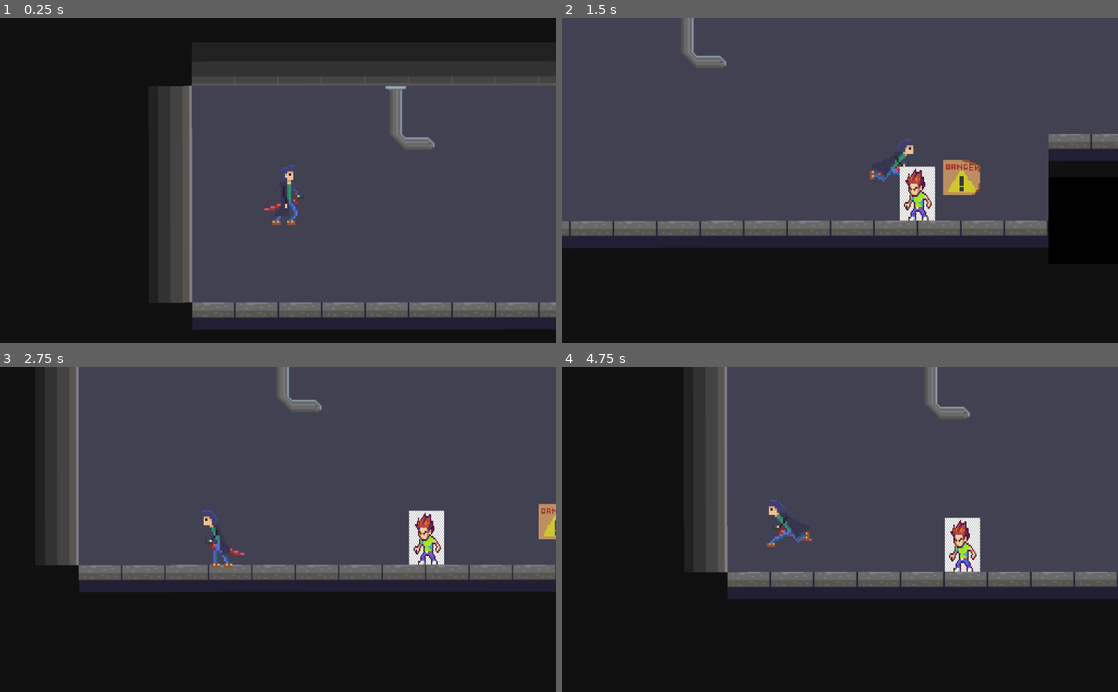
Above: before the commit, frames 1-4 (two rows, left to right).
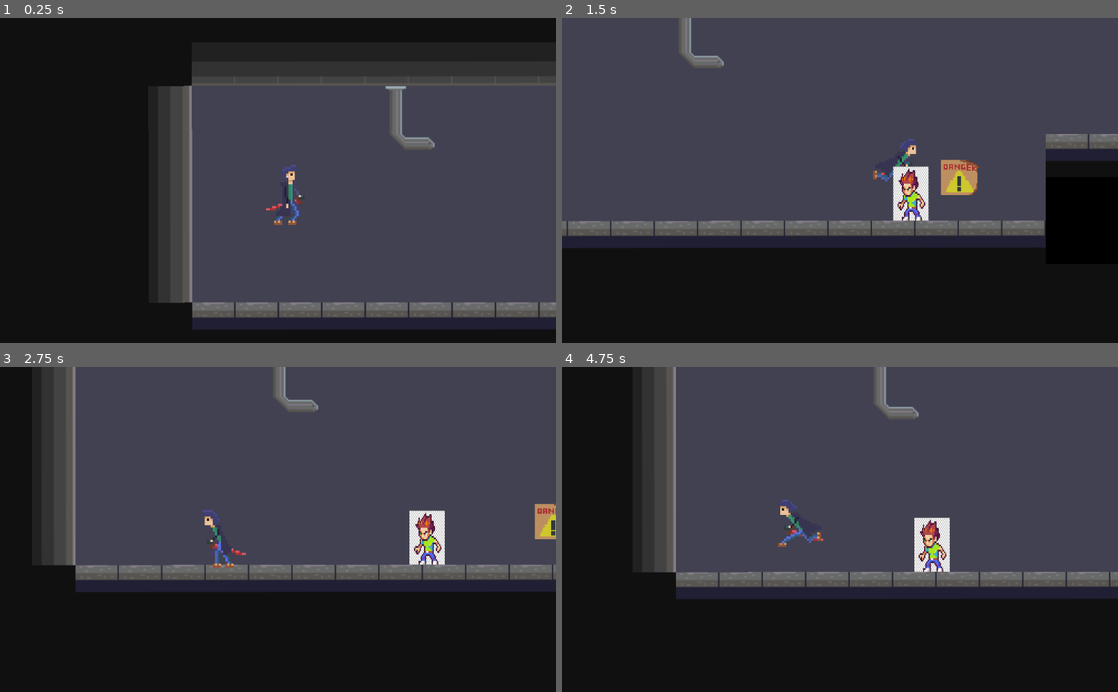
Above: after the commit, the same moments.

Repository: sharat36/Deja-Fu
Game: Godot game, scene res://src/Levels/LevelTemplate.tscn
Two runs of this game, one before a commit and one after it. Both use one fixed random seed, a clock stepped at 60 frames per second and the inputs below.
Inputs (mouse positions are in pixels of both pictures, inside the frame that each line leads up to):
- Up to frame 1 (0.25 s): no input
- Up to frame 2 (1.5 s): move the mouse to (962, 164) at 0.52 s; hold F (teleport, bound only after the commit) 0.53-1.28 s; hold D (move_right) from 0.53 s (still down); tap W (jump) at 0.77, 0.8, 1.07, 1.35 s; move the mouse to (728, 196) at 1.27 s
- Up to frame 3 (2.75 s): tap W (jump) at 1.52, 1.82, 2.3 s; tap F (teleport, bound only after the commit) at 1.55 s; move the mouse to (333, 458) at 2.02 s; release D (move_right) at 2.03 s; press the mouse at (333, 458) at 2.03 s; hold A (move_left) from 2.03 s (still down)
- Up to frame 4 (4.75 s): move the mouse to (812, 594) at 2.77 s; release A (move_left) at 2.78 s; release the mouse at (812, 594) at 2.78 s; hold D (move_right) 2.78-4.28 s; tap S (roll) at 2.85 s; tap W (jump) at 3.02, 3.32, 3.77, 3.8, 4.07, 4.52 s; tap F (teleport, bound only after the commit) at 3.05, 4.35 s; move the mouse to (1006, 578) at 3.52 s; hold F (teleport, bound only after the commit) 3.53-4.28 s; move the mouse to (673, 480) at 4.27 s; hold A (move_left) from 4.28 s (still down)

The runs differ from the first frame. In frame 1, 0.2% of the frame differs, in the area x 47-55%, y 45-64%; in frame 2, 2.2%; in frame 3, 2.0%; in frame 4, 12%, in the area x 14-100%, y 0-72%.
Error after the commit: Invalid get index '0' (on base: 'Dictionary'). (res://src/Actors/Player.gd:93)

Commit message:
Added Initial Teleportation Power

Diff:
--- a/project.godot
+++ b/project.godot
@@ -57,6 +57,11 @@
 , Object(InputEventKey,"resource_local_to_scene":false,"resource_name":"","device":0,"alt":false,"shift":false,"control":false,"meta":false,"command":false,"pressed":false,"scancode":16777234,"unicode":0,"echo":false,"script":null)
  ]
 }
+teleport={
+"deadzone": 0.5,
+"events": [ Object(InputEventKey,"resource_local_to_scene":false,"resource_name":"","device":0,"alt":false,"shift":false,"control":false,"meta":false,"command":false,"pressed":false,"scancode":70,"unicode":0,"echo":false,"script":null)
+ ]
+}
 
 [layer_names]
 
--- a/src/Actors/Player.gd
+++ b/src/Actors/Player.gd
@@ -1,13 +1,22 @@
 extends Actor
 
 var is_attacking: bool = false
+onready var Player = get_parent().get_node("player")
+var cur = 0
+var i = 1
+var pos = {}
+
+func _process(delta: float) -> void:
+	store_pos()
 
 func _physics_process(delta: float) -> void:
 	var is_jump_interrupted: = Input.is_action_just_released("jump") and _velocity.y < 0.0
 	var direction: = get_direction()
-	_velocity = calculate_move_velocity(_velocity, direction, speed, is_jump_interrupted)
-	_velocity = move_and_slide(_velocity, FLOOR_NORMAL)
-	set_animation()
+
+	if not check_teleport():
+		_velocity = calculate_move_velocity(_velocity, direction, speed, is_jump_interrupted)
+		_velocity = move_and_slide(_velocity, FLOOR_NORMAL)
+		set_animation()
 
 func get_direction() -> Vector2:
 	var dir: = Vector2(0.0, 1.0)
@@ -68,3 +77,24 @@
 		is_attacking = false;
 	elif is_on_floor():
 		$AnimatedSprite.play("idle")
+
+func store_pos():
+	if i % 250 == 0 :
+		pos[cur] = Player.get_position()
+		cur += 1
+	i += 1
+
+func check_teleport():
+	if(Input.is_action_pressed("teleport")):
+		print(i)
+		var cur = i / 250
+		print(cur)
+		if(cur > 0):
+			teleport(pos[cur - 1])
+			return true
+		else:
+			return false
+	return false
+
+func teleport(pos):
+	Player.position = pos
--- a/src/Actors/Temp.tscn
+++ b/src/Actors/Temp.tscn
@@ -4,10 +4,10 @@
 [ext_resource path="res://src/Actors/Temp.gd" type="Script" id=2]
 
 [sub_resource type="RectangleShape2D" id=1]
-extents = Vector2( 13, 20 )
+extents = Vector2( 10, 20 )
 
 [sub_resource type="RectangleShape2D" id=2]
-extents = Vector2( 12.5, 20.5 )
+extents = Vector2( 10, 20.5 )
 
 [node name="KinematicBody2D" type="KinematicBody2D"]
 collision_layer = 2
--- a/src/Actors/player.tscn
+++ b/src/Actors/player.tscn
@@ -59,19 +59,19 @@
 } ]
 
 [sub_resource type="RectangleShape2D" id=2]
-extents = Vector2( 9, 19.9859 )
+extents = Vector2( 6, 19.9859 )
 
 [sub_resource type="RectangleShape2D" id=3]
 extents = Vector2( 12, 20 )
 
 [node name="player" type="KinematicBody2D"]
-position = Vector2( 27, 31 )
+position = Vector2( 50, 31 )
 collision_mask = 6
 script = ExtResource( 29 )
 gravity = 500.0
 
 [node name="AnimatedSprite" type="AnimatedSprite" parent="."]
-position = Vector2( 14.2499, -1.53846 )
+position = Vector2( 15.2499, -1.53846 )
 scale = Vector2( 1.51388, 1.58396 )
 frames = SubResource( 1 )
 animation = "idle"
@@ -79,7 +79,7 @@
 playing = true
 
 [node name="CollisionShape2D" type="CollisionShape2D" parent="."]
-position = Vector2( 4, 0 )
+position = Vector2( 7, 0 )
 shape = SubResource( 2 )
 
 [node name="AttackArea" type="Area2D" parent="." groups=[
@@ -87,7 +87,7 @@
 ]]
 
 [node name="CollisionShape2D" type="CollisionShape2D" parent="AttackArea"]
-position = Vector2( 33, 0 )
+position = Vector2( 39, 0 )
 shape = SubResource( 3 )
 disabled = true
 [connection signal="animation_finished" from="AnimatedSprite" to="." method="_on_AnimatedSprite_animation_finished"]
